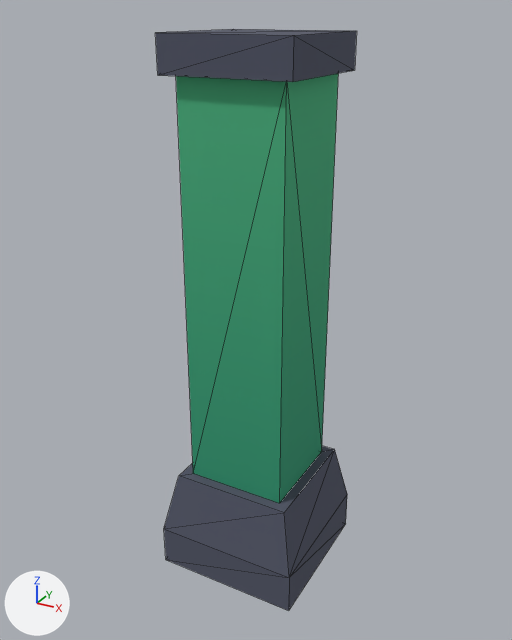
The glTF model kenney/city-kit-roads/bridge-pillar-wide.glb: old version first, new version second.
The view is the same before and after, from a camera (50 mm lens) standing at (0.284, -0.523, 0.517) and looking at (-0.004, 0.0, 0.255). Lighting does not change. The marker at lower left points along +X, +Y and +Z. The picture after the commit comes second. Mesh edges are drawn as thin lines. Vertices at exactly the same position are counted once.

The first picture shows 'bridge-pillar-wide'.
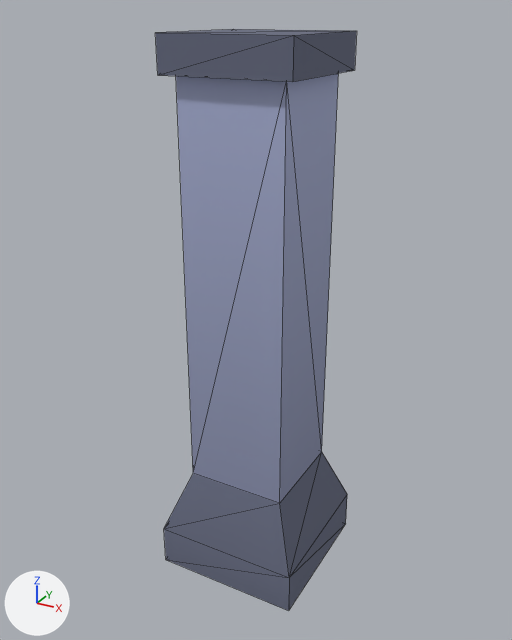
What changed in the scene script:
```text
Change me_bridge_pillar_wide:
    used by ob_bridge_pillar_wide; location = (0.0, 0.0, 0.0)
    remove me_bridge_pillar_wide.from_pydata(...)  # 28 vertices, 40 faces; spans x -0.07..0.07, y -0.07..0.07, z 0.0..0.5
    add me_bridge_pillar_wide.from_pydata(...)  # 24 vertices, 38 faces; spans x -0.07..0.07, y -0.07..0.07, z 0.0..0.5
    me_bridge_pillar_wide part 1
    4 vertices are removed from x -0.058..0.058, y -0.058..0.058, z 0.1
    10 faces are deleted
    8 new faces join them
    me_bridge_pillar_wide part 2: 30 kept faces spanning x -0.07..0.07, y -0.07..0.07, z 0.0..0.5 get new texture (UV) coordinates
```

Pixel boxes [x1, y1, x2, y2] of what changed, in the pictures (512 x 640 px; the box of a moved part takes in the faces that stretch with it):
part 1 of me_bridge_pillar_wide, moved or reshaped: before [164, 446, 347, 578]; after [164, 452, 347, 578]
part 2 of me_bridge_pillar_wide, surface changed (green to blue): [155, 29, 357, 611] in both
